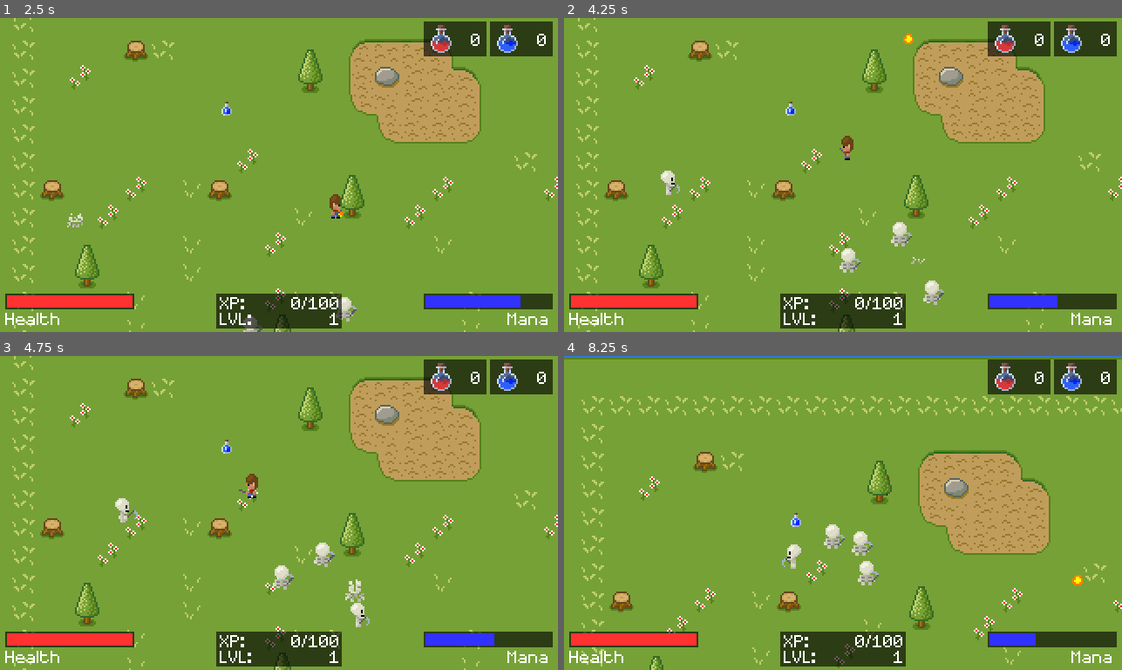
Above: before the commit, frames 1-4 (two rows, left to right).
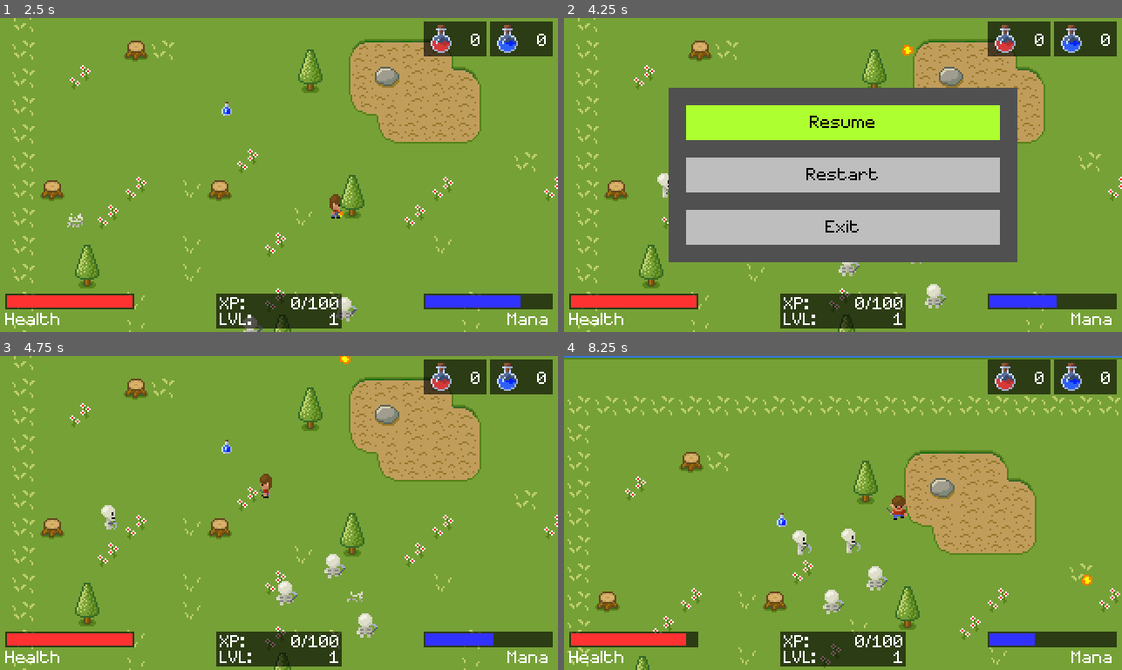
Above: after the commit, the same moments.

Repository: BhargzShukla/SimpleRPG
Game: Godot game, scene res://Scenes/Main.tscn
Two runs of this game, one before a commit and one after it. Both use one fixed random seed, a clock stepped at 60 frames per second and the inputs below. Sound files missing from this copy of the repository are replaced by a short silence.
Inputs (mouse positions are in pixels of both pictures, inside the frame that each line leads up to):
- Up to frame 1 (2.5 s): tap Enter (ui_accept) at 0.5, 0.77, 1.07, 1.52, 1.82 s; move the mouse to (401, 159) at 0.52 s; press the mouse at (401, 159) at 0.53 s; hold Right (ui_right) 0.53-1.28 s; tap C (drink_health) at 0.8, 1.35 s; move the mouse to (167, 190) at 1.27 s; release the mouse at (167, 190) at 1.28 s; hold Down (ui_down) 1.28-2.03 s; tap V (drink_mana) at 1.55 s; move the mouse to (334, 105) at 2.02 s; hold Right (ui_right) from 2.03 s (still down); hold V (drink_mana) from 2.03 s (still down); right-click (334, 105) at 2.3 s
- Up to frame 2 (4.25 s): move the mouse to (815, 237) at 2.77 s; release Right (ui_right) at 2.78 s; release V (drink_mana) at 2.78 s; hold Up (ui_up) 2.78-3.53 s; right-click (815, 237) at 2.85 s; tap Enter (ui_accept) at 3.02, 3.05, 3.32, 3.6, 3.77, 4.07 s; move the mouse to (1010, 222) at 3.52 s; press the mouse at (1010, 222) at 3.53 s; hold Left (ui_left) from 3.53 s (still down); tap P (menu, bound only after the commit) at 4.15 s
- Up to frame 3 (4.75 s): keep holding Left (ui_left); move the mouse to (111, 465) at 4.27 s; release the mouse at (111, 465) at 4.28 s; click (111, 465) at 4.35 s; tap Enter (ui_accept) at 4.52 s; tap C (drink_health) at 4.55 s
- Up to frame 4 (8.25 s): tap Enter (ui_accept) at 4.82, 6.02, 6.32, 6.77, 6.8, 7.07, 7.52, 7.82 s; move the mouse to (870, 513) at 5.02 s; release Left (ui_left) at 5.03 s; hold Down (ui_down) 5.03-5.78 s; hold C (drink_health) 5.03-5.78 s; tap V (drink_mana) at 5.3, 5.85 s; move the mouse to (759, 434) at 5.77 s; hold Right (ui_right) 5.78-6.53 s; right-click (759, 434) at 6.05 s; move the mouse to (965, 497) at 6.52 s; hold Up (ui_up) 6.53-7.28 s; hold Right mouse button (fireball) 6.53-7.28 s; move the mouse to (731, 528) at 7.27 s; hold Right (ui_right) 7.28-8.03 s; click (731, 528) at 7.35 s; move the mouse to (898, 443) at 8.02 s; hold Down (ui_down) from 8.03 s (still down); hold C (drink_health) from 8.03 s (still down)

Frame 1 is identical in both runs. In frame 2, 35% of the frame differs, in the area x 16-89%, y 5-93%; in frame 3, 1.7%; in frame 4, 10%.

Commit message:
Snazzy sounds serenade some

Diff:
--- a/Entities/Fireball/Fireball.gd
+++ b/Entities/Fireball/Fireball.gd
@@ -18,6 +18,9 @@
 
 
 func _on_Fireball_body_entered(body):
+	# Play explosion sound
+	$ExplosionSound.play()
+
 	# Ignore collision wit "Player" and "Water"
 	if body.name == "Player":
 		return
--- a/Entities/Fireball/Fireball.tscn
+++ b/Entities/Fireball/Fireball.tscn
@@ -9,6 +9,7 @@
 [ext_resource path="res://Entities/Fireball/fireball_fly_4.png" type="Texture" id=7]
 [ext_resource path="res://Entities/Fireball/fireball_fly_1.png" type="Texture" id=8]
 [ext_resource path="res://Entities/Fireball/Fireball.gd" type="Script" id=9]
+[ext_resource path="res://Sounds/explosion.wav" type="AudioStream" id=10]
 
 [sub_resource type="SpriteFrames" id=1]
 animations = [ {
@@ -32,7 +33,7 @@
 [node name="AnimatedSprite" type="AnimatedSprite" parent="."]
 frames = SubResource( 1 )
 animation = "fly"
-frame = 3
+frame = 1
 playing = true
 
 [node name="CollisionShape2D" type="CollisionShape2D" parent="."]
@@ -41,6 +42,9 @@
 [node name="Timer" type="Timer" parent="."]
 wait_time = 2.0
 autostart = true
+
+[node name="ExplosionSound" type="AudioStreamPlayer2D" parent="."]
+stream = ExtResource( 10 )
 [connection signal="body_entered" from="." to="." method="_on_Fireball_body_entered"]
 [connection signal="animation_finished" from="AnimatedSprite" to="." method="_on_AnimatedSprite_animation_finished"]
 [connection signal="timeout" from="Timer" to="." method="_on_Timer_timeout"]
--- a/Entities/Necklace/Necklace.gd
+++ b/Entities/Necklace/Necklace.gd
@@ -6,12 +6,12 @@
 func _ready():
 	fiona = get_tree().root.get_node("Root/Fiona")
 
-# Called every frame. 'delta' is the elapsed time since the previous frame.
-#func _process(delta):
-#	pass
+func _on_Necklace_body_entered(body):
+	if body.name == "Player":
+		$NecklaceSound.play()
+		hide()
+		fiona.necklace_found = true
 
 
-func _on_Necklace_body_entered(body):
-	if body.name == "Player":
-		get_tree().queue_delete(self)
-		fiona.necklace_found = true
+func _on_NecklaceSound_finished():
+	get_tree().queue_delete(self)
--- a/Entities/Necklace/Necklace.tscn
+++ b/Entities/Necklace/Necklace.tscn
@@ -1,7 +1,8 @@
-[gd_scene load_steps=4 format=2]
+[gd_scene load_steps=5 format=2]
 
 [ext_resource path="res://Entities/Necklace/necklace.png" type="Texture" id=1]
 [ext_resource path="res://Entities/Necklace/Necklace.gd" type="Script" id=2]
+[ext_resource path="res://Sounds/object.wav" type="AudioStream" id=3]
 
 [sub_resource type="RectangleShape2D" id=1]
 extents = Vector2( 4, 5 )
@@ -14,4 +15,9 @@
 
 [node name="CollisionShape2D" type="CollisionShape2D" parent="."]
 shape = SubResource( 1 )
+
+[node name="NecklaceSound" type="AudioStreamPlayer2D" parent="."]
+stream = ExtResource( 3 )
+volume_db = 6.0
 [connection signal="body_entered" from="." to="." method="_on_Necklace_body_entered"]
+[connection signal="finished" from="NecklaceSound" to="." method="_on_NecklaceSound_finished"]
--- a/Entities/Player/Player.gd
+++ b/Entities/Player/Player.gd
@@ -99,6 +99,10 @@
 			attack_playing = true
 			var attack_animation = get_animation_direction(last_direction) + "_attack"
 			$Sprite.play(attack_animation)
+
+			# Play attack sound
+			$AttackSound.play()
+
 			# Add cooldown before next attack
 			next_attack_time = time_now + attack_cooldown_time
 	elif event.is_action_pressed("fireball"):
@@ -113,6 +117,9 @@
 			var fireball_animation = get_animation_direction(last_direction) + "_fireball"
 			$Sprite.play(fireball_animation)
 
+			# Play fireball sound
+			$FireballSound.play()
+
 			# Add cooldown before next fireball
 			next_fireball_time = time_now + attack_cooldown_time
 	elif event.is_action_pressed("drink_health"):
@@ -120,11 +127,17 @@
 			health = min(health + health_restore, max_health)
 			health_potions -= 1
 			emit_signal("player_stats_changed", self)
+
+			# Play item use sound
+			$ItemSound.play()
 	elif event.is_action_pressed("drink_mana"):
 		if mana_potions > 0:
 			mana = min(mana + mana_restore, max_mana)
 			mana_potions -= 1
 			emit_signal("player_stats_changed", self)
+
+			# Play item use sound
+			$ItemSound.play()
 
 func animates_player(direction: Vector2):
 	if direction != Vector2.ZERO:
@@ -197,6 +210,8 @@
 	if health <= 0:
 		set_process(false)
 		$AnimationPlayer.play("Game Over")
+		$Music.stop()
+		$GameOverMusic.play()
 	else:
 		$AnimationPlayer.play("Hit")
 
--- a/Entities/Skeleton/Skeleton.gd
+++ b/Entities/Skeleton/Skeleton.gd
@@ -84,6 +84,9 @@
 			var attack_animation = get_animation_direction(last_direction) + "_attack"
 			$AnimatedSprite.play(attack_animation)
 
+			# Play attack sound
+			$AttackSound.play()
+
 			# Add cooldown to next attack
 			next_attack_time = time_now + attack_cooldown_time
 
@@ -139,7 +142,11 @@
 		set_process(false)
 		other_animation_playing = true
 		$AnimatedSprite.play("death")
+
 		emit_signal("death")
+
+		# Play death sound
+		$DeathSound.play()
 
 		# Randomly generate a potion for skeleton to drop on death, 80% of the time
 		if randomNumberGenerator.randf() <= 0.8:
--- a/Entities/Skeleton/Skeleton.tscn
+++ b/Entities/Skeleton/Skeleton.tscn
@@ -31,6 +31,8 @@
 [ext_resource path="res://Entities/Skeleton/skeleton_up_idle_2.png" type="Texture" id=29]
 [ext_resource path="res://Entities/Skeleton/skeleton_up_attack_2.png" type="Texture" id=30]
 [ext_resource path="res://Entities/Skeleton/skeleton_up_attack_1.png" type="Texture" id=31]
+[ext_resource path="res://Sounds/attack.wav" type="AudioStream" id=32]
+[ext_resource path="res://Sounds/death.wav" type="AudioStream" id=33]
 
 [sub_resource type="SpriteFrames" id=1]
 animations = [ {
@@ -38,11 +40,6 @@
 "loop": false,
 "name": "left_attack",
 "speed": 3.0
-}, {
-"frames": [ ExtResource( 20 ), ExtResource( 6 ), ExtResource( 21 ), ExtResource( 24 ), ExtResource( 14 ), ExtResource( 26 ) ],
-"loop": false,
-"name": "death",
-"speed": 7.0
 }, {
 "frames": [ ExtResource( 26 ), ExtResource( 14 ), ExtResource( 24 ), ExtResource( 21 ), ExtResource( 6 ), ExtResource( 20 ) ],
 "loop": false,
@@ -103,6 +100,11 @@
 "loop": true,
 "name": "left_walk",
 "speed": 5.0
+}, {
+"frames": [ ExtResource( 20 ), ExtResource( 6 ), ExtResource( 21 ), ExtResource( 24 ), ExtResource( 14 ), ExtResource( 26 ) ],
+"loop": false,
+"name": "death",
+"speed": 7.0
 } ]
 
 [sub_resource type="RectangleShape2D" id=2]
@@ -143,6 +145,14 @@
 [node name="RayCast2D" type="RayCast2D" parent="."]
 enabled = true
 cast_to = Vector2( 0, 16 )
+
+[node name="AttackSound" type="AudioStreamPlayer2D" parent="."]
+stream = ExtResource( 32 )
+volume_db = 6.0
+
+[node name="DeathSound" type="AudioStreamPlayer2D" parent="."]
+stream = ExtResource( 33 )
+volume_db = 6.0
 [connection signal="animation_finished" from="AnimatedSprite" to="." method="_on_AnimatedSprite_animation_finished"]
 [connection signal="frame_changed" from="AnimatedSprite" to="." method="_on_AnimatedSprite_frame_changed"]
 [connection signal="timeout" from="Timer" to="." method="_on_Timer_timeout"]
--- a/GUI/LevelUp.gd
+++ b/GUI/LevelUp.gd
@@ -28,3 +28,6 @@
 	set_process_input(true)
 	popup_centered()
 	get_tree().paused = true
+
+	# Play level up sound
+	$LevelUpSound.play()
--- /dev/null
+++ b/GUI/MenuPopup.gd
@@ -0,0 +1,58 @@
+extends Popup
+
+onready var player = get_tree().root.get_node("Root/Player")
+var already_paused
+var selected_menu
+
+# Called when the node enters the scene tree for the first time.
+func _ready():
+	pass # Replace with function body.
+
+func _input(event):
+	if not visible:
+		if Input.is_action_just_pressed("menu"):
+			#Pause the game
+			get_tree().paused = true
+
+			# Reset the popup
+			selected_menu = 0
+			change_menu_color()
+
+			# Show popup
+			player.set_process_input(false)
+			popup()
+	else:
+		if Input.is_action_just_pressed("ui_down"):
+			selected_menu = (selected_menu + 1) % 3
+			change_menu_color()
+		elif Input.is_action_just_pressed("ui_up"):
+			if selected_menu > 0:
+				selected_menu -= 1
+			else:
+				selected_menu = 2
+			change_menu_color()
+		elif Input.is_action_just_pressed("ui_accept"):
+			match selected_menu:
+				0:
+					if not already_paused:
+						get_tree().paused = false
+					player.set_process_input(true)
+					hide()
+				1:
+					get_tree().change_scene("res://Scenes/Main.tscn")
+					get_tree().paused = false
+				2:
+					get_tree().quit()
+
+func change_menu_color():
+	$Resume.color = Color.gray
+	$Restart.color = Color.gray
+	$Exit.color = Color.gray
+
+	match selected_menu:
+		0:
+			$Resume.color = Color.greenyellow
+		1:
+			$Restart.color = Color.greenyellow
+		2:
+			$Exit.color = Color.greenyellow
--- a/Scenes/Main.tscn
+++ b/Scenes/Main.tscn
@@ -50,6 +50,13 @@
 [ext_resource path="res://Entities/Fiona/Fiona.tscn" type="PackedScene" id=48]
 [ext_resource path="res://Entities/Necklace/Necklace.tscn" type="PackedScene" id=49]
 [ext_resource path="res://GUI/DialoguePopup.gd" type="Script" id=50]
+[ext_resource path="res://Sounds/mountain-trials.ogg" type="AudioStream" id=51]
+[ext_resource path="res://Sounds/night-chip.ogg" type="AudioStream" id=52]
+[ext_resource path="res://Sounds/attack.wav" type="AudioStream" id=53]
+[ext_resource path="res://Sounds/fireball.wav" type="AudioStream" id=54]
+[ext_resource path="res://Sounds/object.wav" type="AudioStream" id=55]
+[ext_resource path="res://Sounds/level_up.wav" type="AudioStream" id=56]
+[ext_resource path="res://GUI/MenuPopup.gd" type="Script" id=57]
 
 [sub_resource type="SpriteFrames" id=1]
 animations = [ {
@@ -222,6 +229,25 @@
 "anims/Game Over" = SubResource( 3 )
 anims/Hit = SubResource( 4 )
 
+[node name="GameOverMusic" type="AudioStreamPlayer" parent="Player"]
+stream = ExtResource( 52 )
+
+[node name="Music" type="AudioStreamPlayer" parent="Player"]
+pause_mode = 2
+stream = ExtResource( 51 )
+
+[node name="AttackSound" type="AudioStreamPlayer2D" parent="Player"]
+stream = ExtResource( 53 )
+volume_db = 6.0
+
+[node name="FireballSound" type="AudioStreamPlayer2D" parent="Player"]
+stream = ExtResource( 54 )
+volume_db = 6.0
+
+[node name="ItemSound" type="AudioStreamPlayer2D" parent="Player"]
+stream = ExtResource( 55 )
+volume_db = 6.0
+
 [node name="Tilemap" type="TileMap" parent="."]
 tile_set = ExtResource( 3 )
 cell_size = Vector2( 16, 16 )
@@ -425,6 +451,9 @@
 margin_bottom = 50.0
 popup_exclusive = true
 script = ExtResource( 47 )
+__meta__ = {
+"_edit_use_anchors_": false
+}
 
 [node name="ColorRect" type="ColorRect" parent="CanvasLayer/LevelUp"]
 margin_right = 100.0
@@ -470,6 +499,10 @@
 __meta__ = {
 "_edit_use_anchors_": false
 }
+
+[node name="LevelUpSound" type="AudioStreamPlayer" parent="CanvasLayer/LevelUp"]
+stream = ExtResource( 56 )
+volume_db = 3.0
 
 [node name="Dialogue" type="Popup" parent="CanvasLayer"]
 pause_mode = 2
@@ -519,6 +552,66 @@
 text = "[A] Yes    [S] No"
 align = 1
 
+[node name="MenuPopup" type="Popup" parent="CanvasLayer"]
+pause_mode = 2
+visible = true
+margin_right = 40.0
+margin_bottom = 40.0
+popup_exclusive = true
+script = ExtResource( 57 )
+
+[node name="ColorRect" type="ColorRect" parent="CanvasLayer/MenuPopup"]
+margin_left = 60.0
+margin_top = 40.0
+margin_right = 260.0
+margin_bottom = 140.0
+color = Color( 0.313726, 0.313726, 0.313726, 1 )
+
+[node name="Resume" type="ColorRect" parent="CanvasLayer/MenuPopup"]
+margin_left = 70.0
+margin_top = 50.0
+margin_right = 250.0
+margin_bottom = 70.0
+
+[node name="Label" type="Label" parent="CanvasLayer/MenuPopup/Resume"]
+margin_right = 180.0
+margin_bottom = 20.0
+custom_fonts/font = ExtResource( 37 )
+custom_colors/font_color = Color( 0, 0, 0, 1 )
+text = "Resume"
+align = 1
+valign = 1
+
+[node name="Restart" type="ColorRect" parent="CanvasLayer/MenuPopup"]
+margin_left = 70.0
+margin_top = 80.0
+margin_right = 250.0
+margin_bottom = 100.0
+
+[node name="Label" type="Label" parent="CanvasLayer/MenuPopup/Restart"]
+margin_right = 180.0
+margin_bottom = 20.0
+custom_fonts/font = ExtResource( 37 )
+custom_colors/font_color = Color( 0, 0, 0, 1 )
+text = "Restart"
+align = 1
+valign = 1
+
+[node name="Exit" type="ColorRect" parent="CanvasLayer/MenuPopup"]
+margin_left = 70.0
+margin_top = 110.0
+margin_right = 250.0
+margin_bottom = 130.0
+
+[node name="Label" type="Label" parent="CanvasLayer/MenuPopup/Exit"]
+margin_right = 180.0
+margin_bottom = 20.0
+custom_fonts/font = ExtResource( 37 )
+custom_colors/font_color = Color( 0, 0, 0, 1 )
+text = "Exit"
+align = 1
+valign = 1
+
 [node name="SkeletonSpawner" parent="." instance=ExtResource( 39 )]
 
 [node name="AnimationPlayer" type="AnimationPlayer" parent="."]
--- a/project.godot
+++ b/project.godot
@@ -90,6 +90,11 @@
 "events": [ Object(InputEventKey,"resource_local_to_scene":false,"resource_name":"","device":0,"alt":false,"shift":false,"control":false,"meta":false,"command":false,"pressed":false,"scancode":86,"unicode":0,"echo":false,"script":null)
  ]
 }
+menu={
+"deadzone": 0.5,
+"events": [ Object(InputEventKey,"resource_local_to_scene":false,"resource_name":"","device":0,"alt":false,"shift":false,"control":false,"meta":false,"command":false,"pressed":false,"scancode":80,"unicode":0,"echo":false,"script":null)
+ ]
+}
 
 [rendering]
 
Not shown: 1 places in Entities/Fireball/Fireball.tscn that only renumber resources
Not shown: 1 places in Entities/Skeleton/Skeleton.tscn that only renumber resources
Not shown: 2 places in Scenes/Main.tscn that only renumber resources
Not shown, added: Sounds/attack.wav.import
Not shown, added: Sounds/death.wav.import
Not shown, added: Sounds/explosion.wav.import
Not shown, added: Sounds/fireball.wav.import
Not shown, added: Sounds/level_up.wav.import
Not shown, added: Sounds/mountain-trials.ogg.import
Not shown, added: Sounds/night-chip.ogg.import
Not shown, added: Sounds/object.wav.import
Not shown, added: .gitignore
(and 8 more such lines)
